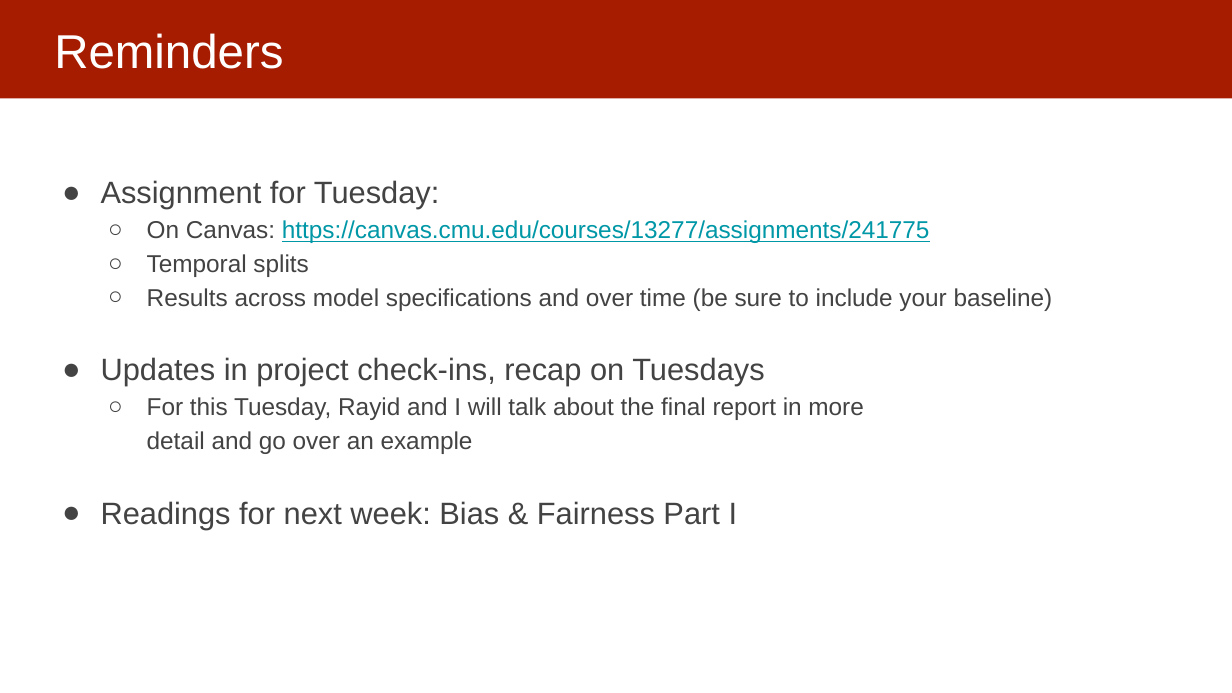
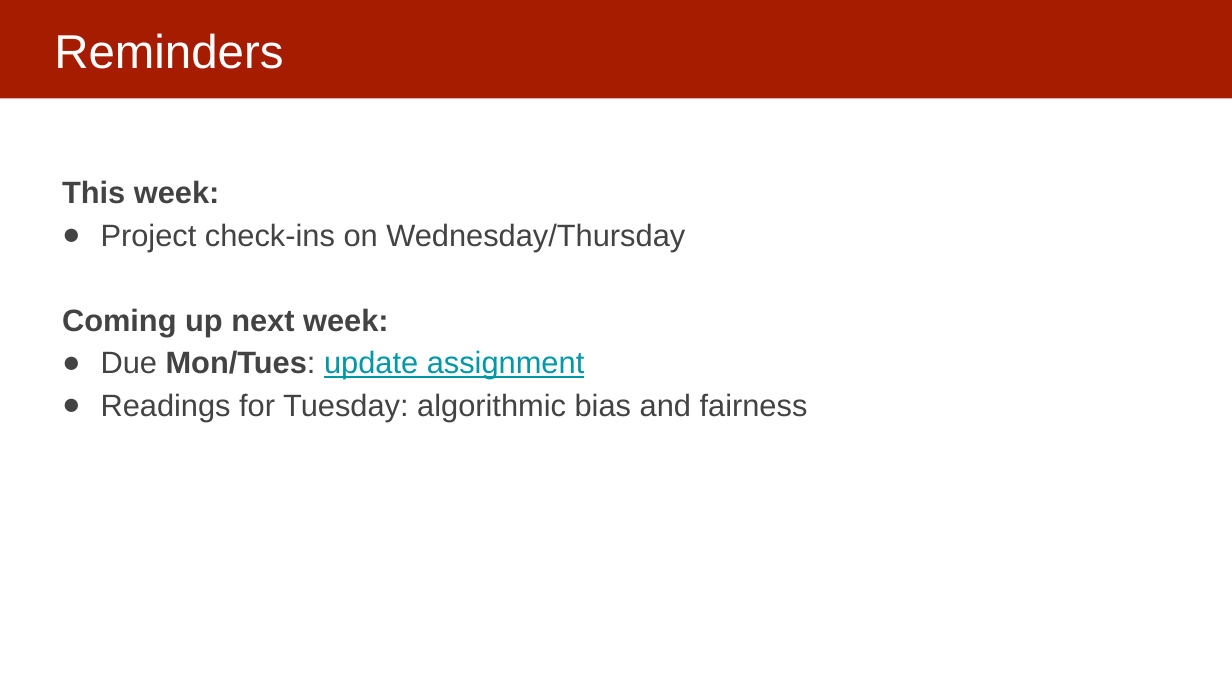
Before and after one commit to dssg/mlforpublicpolicylab, a slide deck: slide 3 of 11 - Model Interpretability Pt 2/Interpretability part 2.pptx (slide 37 before the commit). Drawn at 1232x693 pixels with LibreOffice and Linux fonts; fonts in the diff are those of the drawing. Boxes give left, top, right and bottom in pixels: in the first picture for what was removed or moved away, otherwise in the second. Text is boxed around its words. In the diff, an @@ line names an element or a change of style, - is before the commit and + after.

```diff
--- a/11 - Model Interpretability Pt 2/Interpretability part 2.pptx
+++ b/11 - Model Interpretability Pt 2/Interpretability part 2.pptx
@@ text at (62, 180, 808, 421): text changed; size 19 to 24 pt @@
-● Assignment for Tuesday:
-  ○ On Canvas: https://canvas.cmu.edu/courses/13277/assignments/241775
-  ○ Temporal splits
-  ○ Results across model specifications and over time (be sure to include your baseline)
-● Updates in project check-ins, recap on Tuesdays
-  ○ For this Tuesday, Rayid and I will talk about the final report in more
-    detail and go over an example
-● Readings for next week: Bias & Fairness Part I
+This week:
+● Project check-ins on Wednesday/Thursday
+Coming up next week:
+● Due Mon/Tues: update assignment
+● Readings for Tuesday: algorithmic bias and fairness
```
Also in this commit, not shown: 3 other slides changed, 4 slides added, 1 slide removed.
